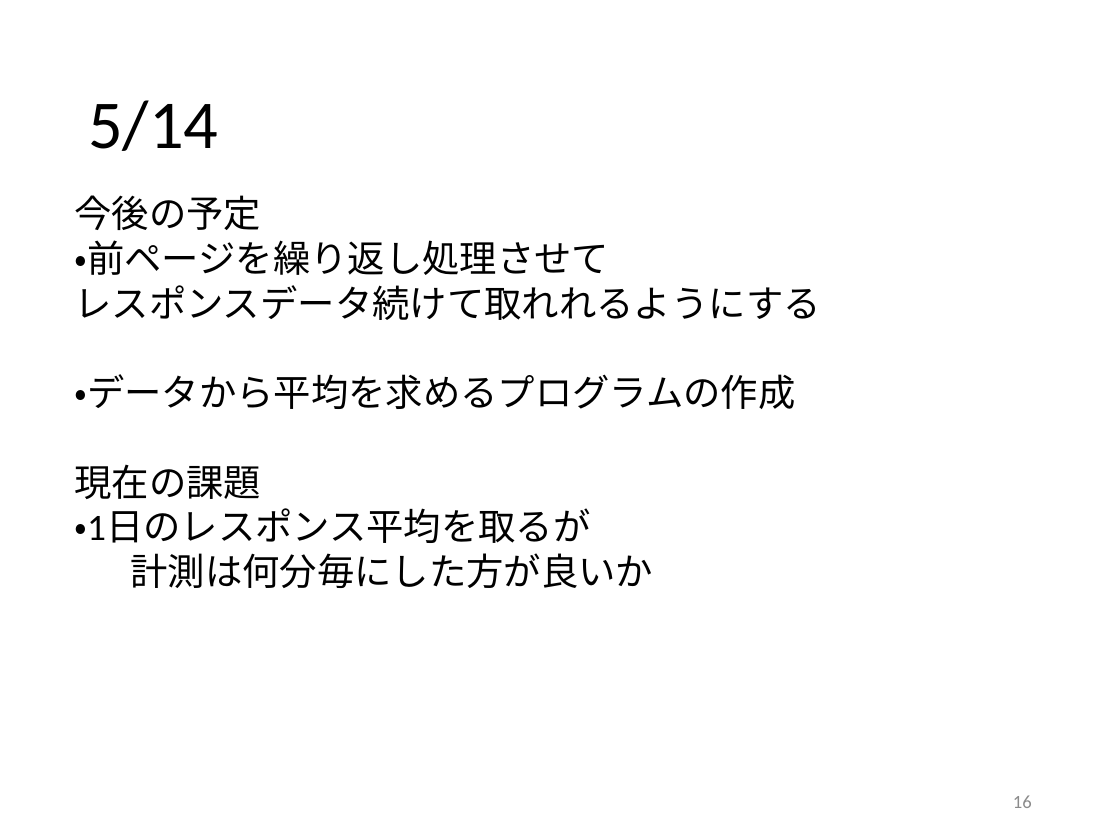
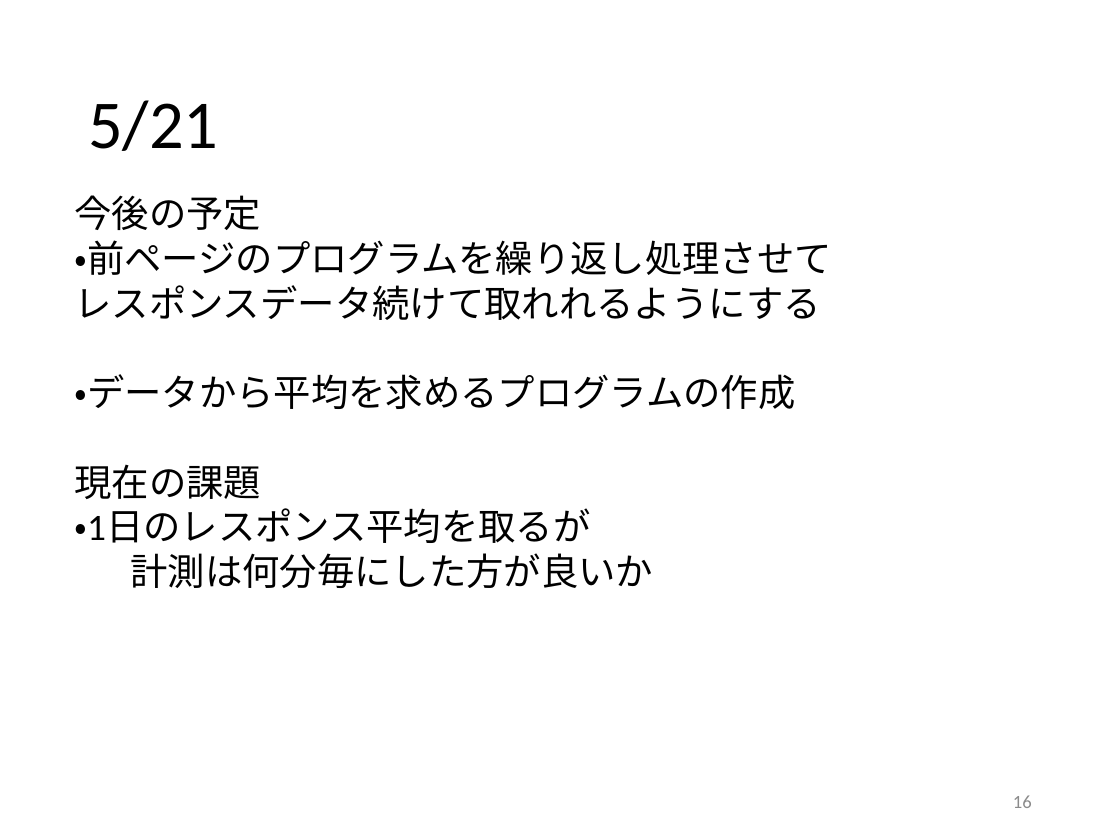
Before and after one commit to kait-takanolab/1821086_matsuo_thesis, a slide deck: slide 16 of 1821086_matsuo_sotsuken.pptx. Drawn at 1120x840 pixels with LibreOffice and Linux fonts; fonts in the diff are those of the drawing. Boxes give left, top, right and bottom in pixels: in the first picture for what was removed or moved away, otherwise in the second. Text is boxed around its words. In the diff, an @@ line names an element or a change of style, - is before the commit and + after.

Commit message:
5/21ミーティング用

```diff
--- a/1821086_matsuo_sotsuken.pptx
+++ b/1821086_matsuo_sotsuken.pptx
@@ title at (88, 100, 218, 151): text changed @@
-5/14
+5/21
@@ text at (74, 240, 832, 275): text changed @@
-・前ページを繰り返し処理させて
+・前ページのプログラムを繰り返し処理させて
```
Also in this commit, not shown: 2 other slides changed.
